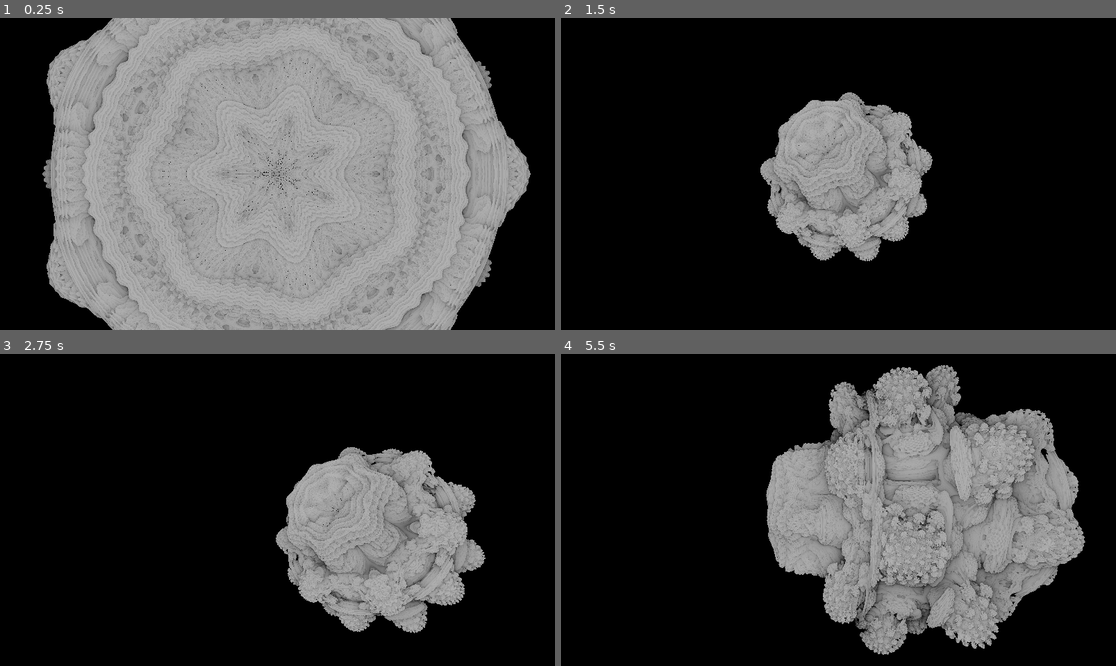
Above: before the commit, frames 1-4 (two rows, left to right).
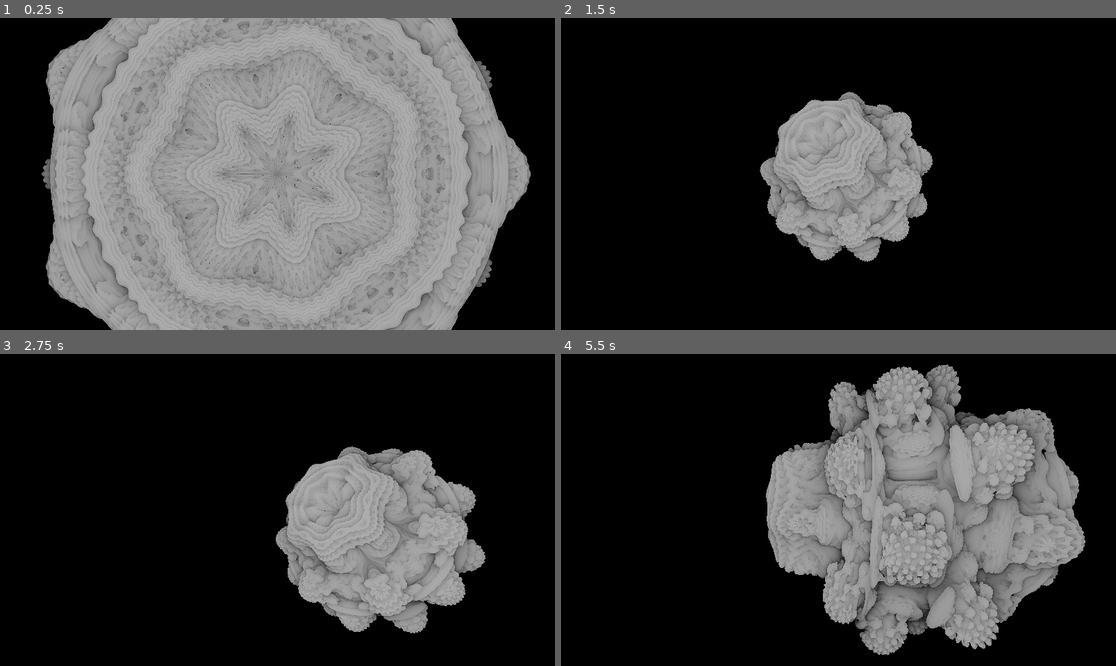
Above: after the commit, the same moments.

Repository: Peter-Pyshnyy/fractal-renderer
Game: Godot game, scene res://modules/renderer/FractalRenderer.tscn
Two runs of this game, one before a commit and one after it. Both use one fixed random seed, a clock stepped at 60 frames per second and the inputs below.
Inputs (mouse positions are in pixels of both pictures, inside the frame that each line leads up to):
- Up to frame 1 (0.25 s): no input
- Up to frame 2 (1.5 s): move the mouse to (960, 158) at 0.52 s; hold D (move_right) 0.53-1.28 s; hold B (benchmark) 0.53-1.28 s; click (960, 158) at 0.67 s; move the mouse to (727, 189) at 1.27 s; hold S (move_backward) from 1.28 s (still down); tap C (switch_camera) at 1.35 s
- Up to frame 3 (2.75 s): move the mouse to (333, 441) at 2.02 s; release S (move_backward) at 2.03 s; hold D (move_right) from 2.03 s (still down); hold B (benchmark) from 2.03 s (still down)
- Up to frame 4 (5.5 s): move the mouse to (810, 572) at 2.77 s; release D (move_right) at 2.78 s; release B (benchmark) at 2.78 s; hold W (move_forward) 2.78-3.53 s; tap C (switch_camera) at 2.85, 4.35 s; click (810, 572) at 2.92 s; move the mouse to (1005, 556) at 3.52 s; hold B (benchmark) 3.53-4.28 s; hold A (move_left) 3.53-5.03 s; move the mouse to (672, 463) at 4.27 s; move the mouse to (866, 510) at 5.02 s; hold S (move_backward) from 5.03 s (still down); hold B (benchmark) from 5.03 s (still down); click (866, 510) at 5.17 s

The runs differ from the first frame. In frame 1, 2.9% of the frame differs, in the area x 7-96%, y 0-100%; in frame 2, 1.1%; in frame 3, 1.5%; in frame 4, 5.0%, in the area x 36-95%, y 3-97%.

Commit message:
Enhanced RM fine-tuning

Diff:
--- a/modules/renderer/FractalRenderer.tscn
+++ b/modules/renderer/FractalRenderer.tscn
@@ -19,12 +19,12 @@
 shader_parameter/right = Vector3(0, 0, 0)
 shader_parameter/up = Vector3(0, 1, 0)
 shader_parameter/MAX_STEPS = 250
-shader_parameter/epsilon = 1e-07
+shader_parameter/epsilon = 1e-05
 shader_parameter/color = Vector3(1, 1, 0.975)
 shader_parameter/lightPos = Vector3(-2, 5, 3)
 shader_parameter/lightColor = Vector3(0.9, 0.9, 0.68)
 shader_parameter/ambientColor = Vector3(1, 1, 1)
-shader_parameter/TEST = 0.1
+shader_parameter/TEST = 0.3
 
 [node name="FractalRenderer" type="Node"]
 
--- a/scripts/camera_rig.gd
+++ b/scripts/camera_rig.gd
@@ -4,11 +4,11 @@
 
 @export var current_mode: CameraMode = CameraMode.ORBIT
 @export var mouse_sensitivity := 0.003
-@export var move_speed := 0.25
+@export var move_speed := 0.05
 @export var orbit_radius := 1.5
 
-@export var zoom_speed := 0.1
-@export var min_orbit_radius := 1.2 # prevent camera clipping into center
+@export var zoom_speed := 0.01
+@export var min_orbit_radius := 0.8 # prevent camera clipping into center
 @export var max_orbit_radius := 50.0
 
 @onready var camera: Camera3D = $VirtualCamera
--- a/shaders/fragment/mandelbulb.gdshader
+++ b/shaders/fragment/mandelbulb.gdshader
@@ -11,8 +11,8 @@
 void fragment() {
 	vec2 resolution = 1.0 / SCREEN_PIXEL_SIZE;
     vec3 rayDir = getRayDirection(resolution, UV);
+    //vec3 raymarchColor = raymarch(rayDir);
     //vec3 raymarchColor = raymarch_ER(rayDir, resolution);
-    //vec3 raymarchColor = raymarch(rayDir);
 	vec3 raymarchColor = raymarch_enhanced(rayDir, resolution);
     COLOR = vec4(raymarchColor, 1.0);
 }
Not shown, changed: shaders/includes/rayMarcher/ray_marcher.gdshaderinc
Not shown, changed: shaders/includes/rayMarcher/ray_marcher_enhanced.gdshaderinc
